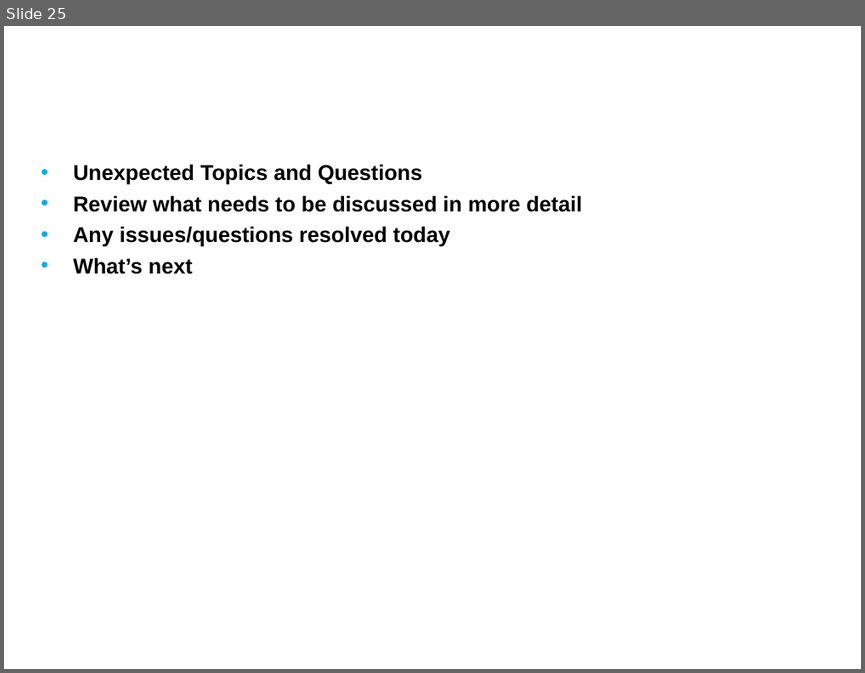
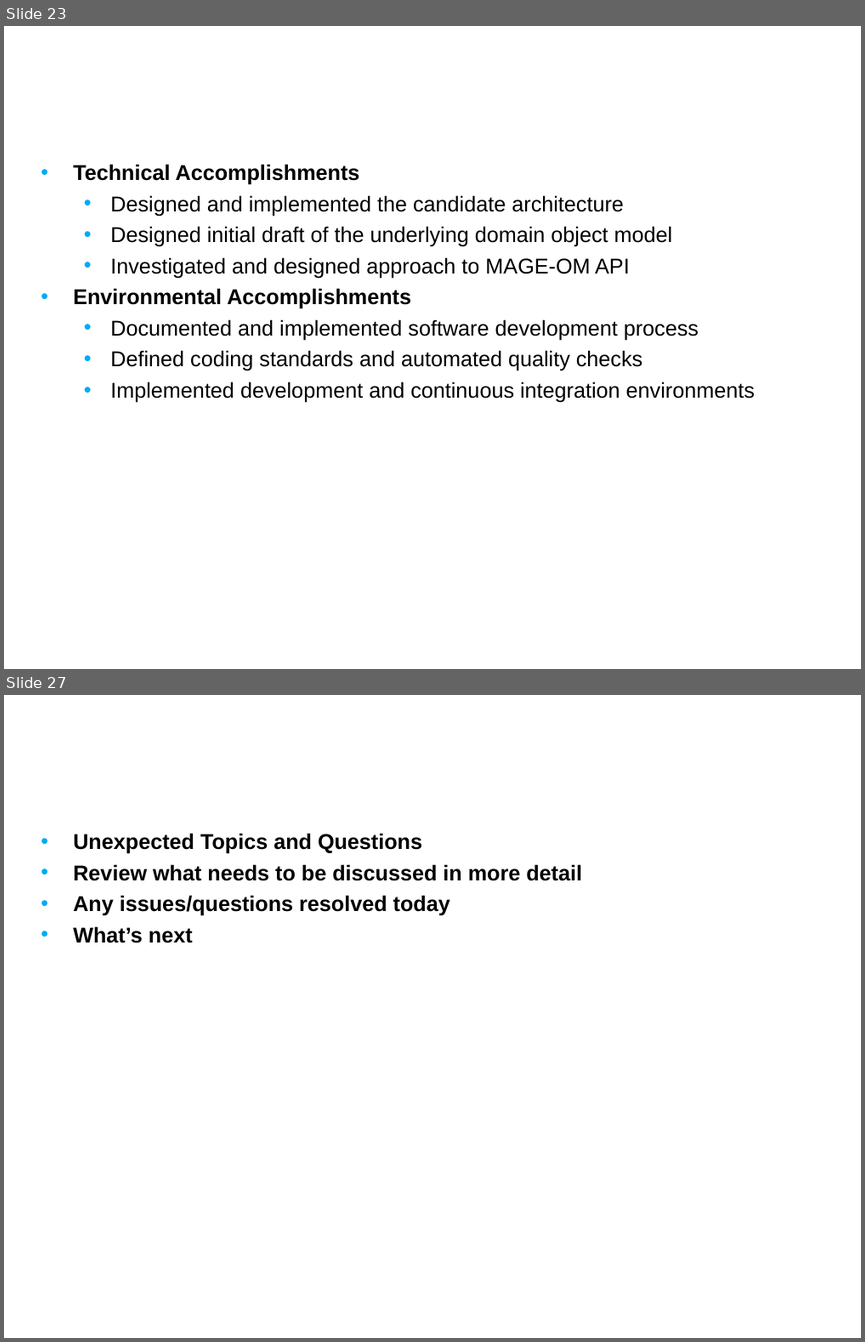
Before and after one commit to NCIP/caarray-docs, a slide deck: project_management/reports/inception_postmortem.ppt. Shown one above the other, each under a label of ours: slide 25 before the commit, slides 23 and 27 after it; the slides between them are not shown. The pictures are 865x673 and 865x1342 pixels, drawn with LibreOffice and Linux fonts; fonts in the diff are those of the drawing; background and template pictures are left out. Boxes give left, top, right and bottom in pixels: in the first picture for what was removed or moved away, otherwise in the second. Text is boxed around its words. In the diff, an @@ line names an element or a change of style, - is before the commit and + after.

Commit message:
Added partial technical content

```diff
--- a/project_management/reports/inception_postmortem.ppt
+++ b/project_management/reports/inception_postmortem.ppt
@@ slide 23 added at (4, 26, 861, 669), background picture (left out) @@
@@ title added at (32, 26, 675, 126), 24 pt, text #FFFFFF, bold @@
+Architect’s View of the Iteration
@@ text added at (73, 164, 755, 403), 18 pt, text #000000 @@
+• Technical Accomplishments
+  • Designed and implemented the candidate architecture
+  • Designed initial draft of the underlying domain object model
+  • Investigated and designed approach to MAGE-OM API
+• Environmental Accomplishments
+  • Documented and implemented software development process
+  • Defined coding standards and automated quality checks
+  • Implemented development and continuous integration environments
@@ what was slide 25 is now slide 27 @@
```
Also in this commit, not shown: 4 slides changed, 2 other slides added, 1 slide removed.
